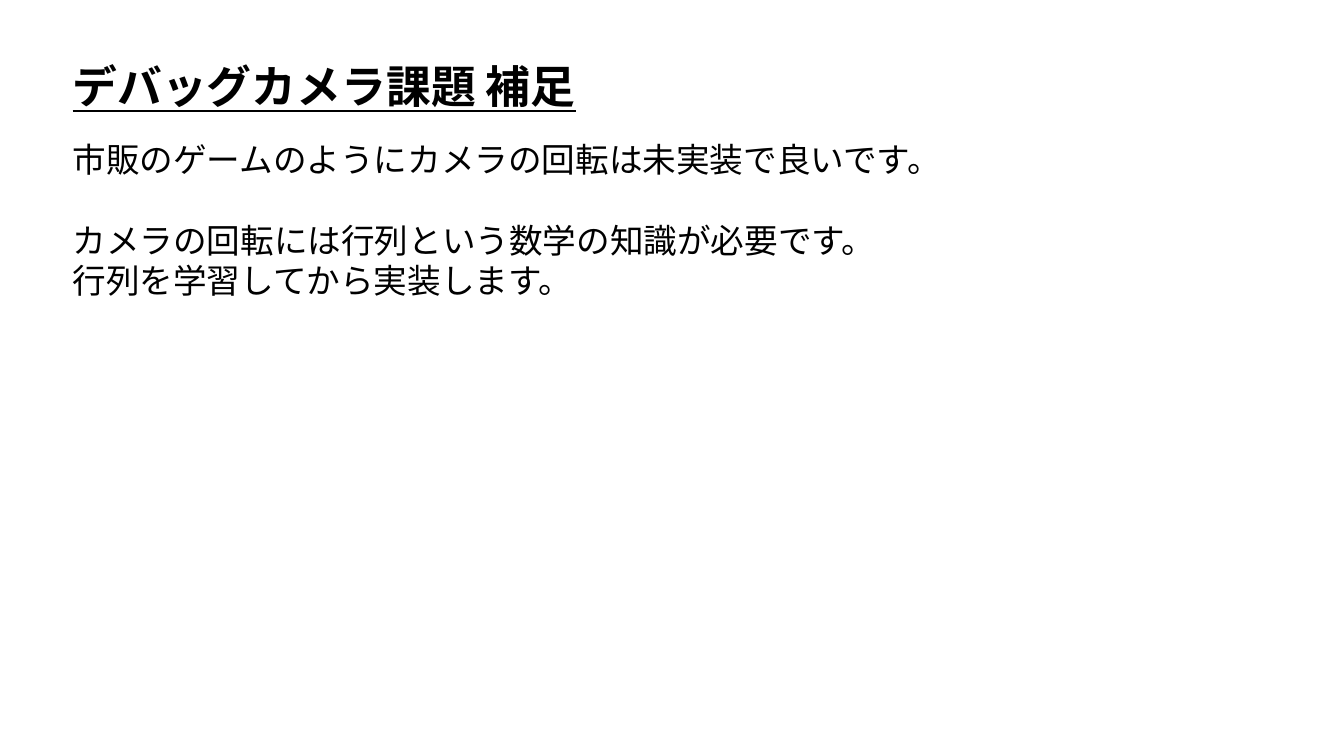
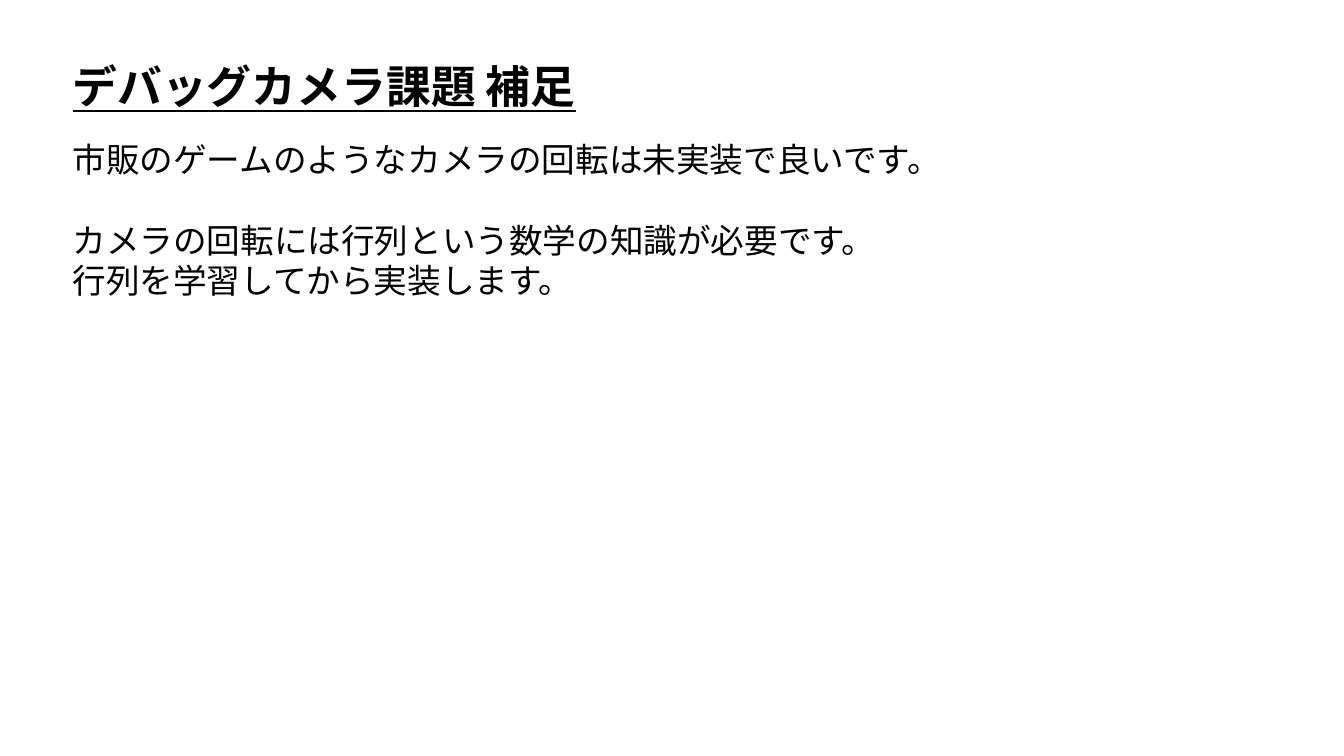
Before and after one commit to ArakiYusuke-Ohara/Textbook, a slide deck: slide 4 of ゲーム科2年/00_前期/ゲーム開発Ⅰ/09_デバッグカメラ課題.pptx. Drawn at 1344x756 pixels with LibreOffice and Linux fonts; fonts in the diff are those of the drawing. Boxes give left, top, right and bottom in pixels: in the first picture for what was removed or moved away, otherwise in the second. Text is boxed around its words. In the diff, an @@ line names an element or a change of style, - is before the commit and + after.

Commit message:
微修正

```diff
--- a/ゲーム科2年/00_前期/ゲーム開発Ⅰ/09_デバッグカメラ課題.pptx
+++ b/ゲーム科2年/00_前期/ゲーム開発Ⅰ/09_デバッグカメラ課題.pptx
@@ text at (73, 143, 941, 175): text changed @@
-市販のゲームのようにカメラの回転は未実装で良いです。
+市販のゲームのようなカメラの回転は未実装で良いです。
```
